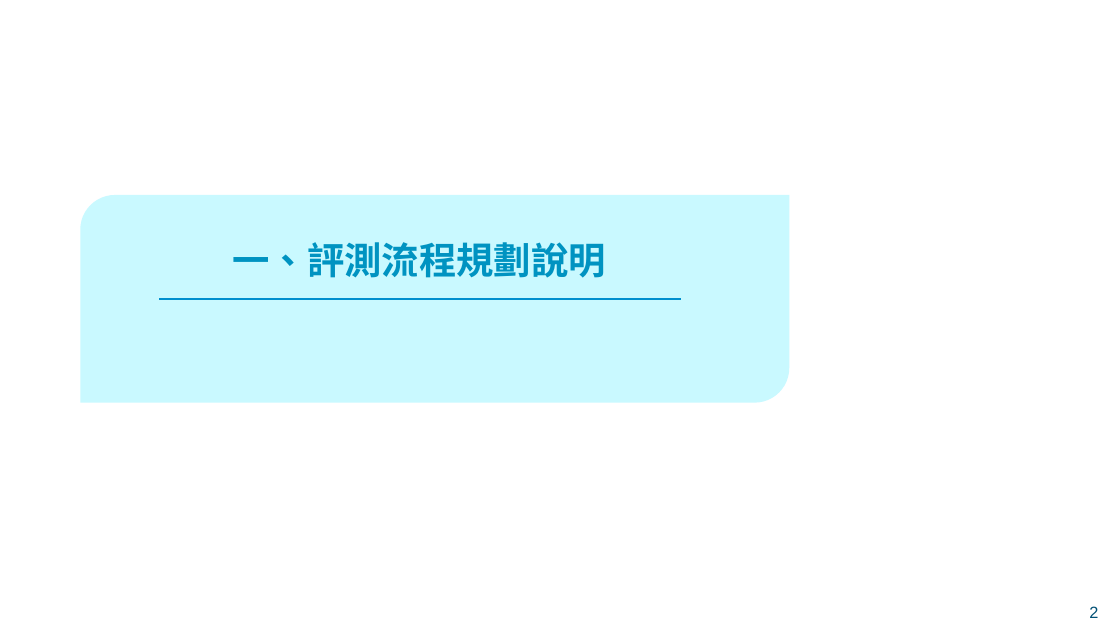
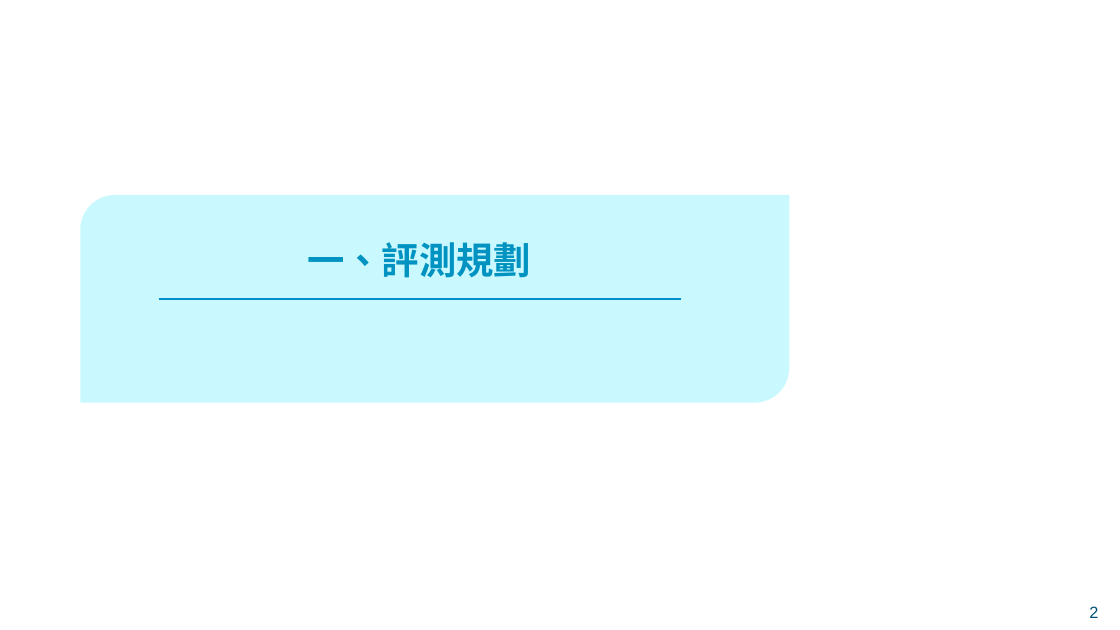
Before and after one commit to xinhuang0716/LLM_Assessment_Fubon, a slide deck: slide 2 of 模型評測機制 - 透明性.pptx. Drawn at 1120x630 pixels with LibreOffice and Linux fonts; fonts in the diff are those of the drawing; background and template pictures are left out. Boxes give left, top, right and bottom in pixels: in the first picture for what was removed or moved away, otherwise in the second. Text is boxed around its words. In the diff, an @@ line names an element or a change of style, - is before the commit and + after.

```diff
--- a/模型評測機制 - 透明性.pptx
+++ b/模型評測機制 - 透明性.pptx
@@ title at (307, 242, 531, 278): text changed @@
-一、評測流程規劃說明
+一、評測規劃
```
Also in this commit, not shown: 4 other slides changed, 14 slides added, 3 slides removed.
